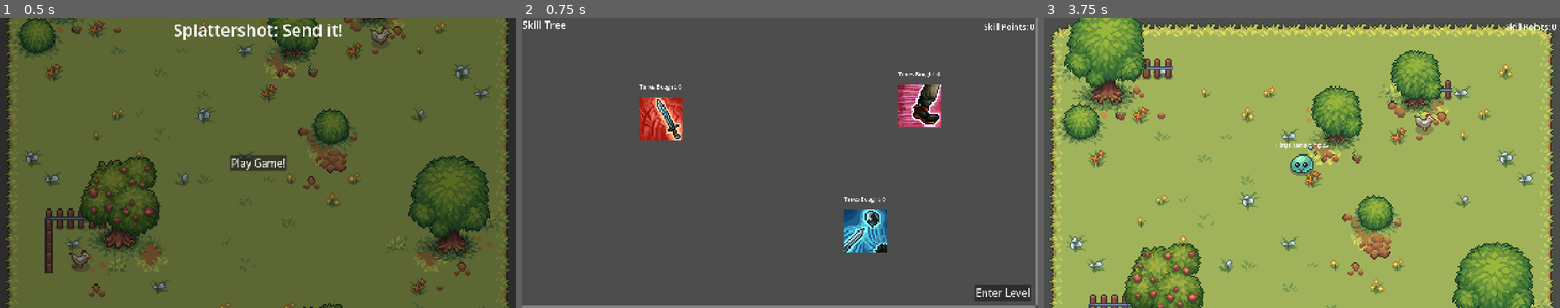
Above: before the commit, frames 1-3 (left to right).
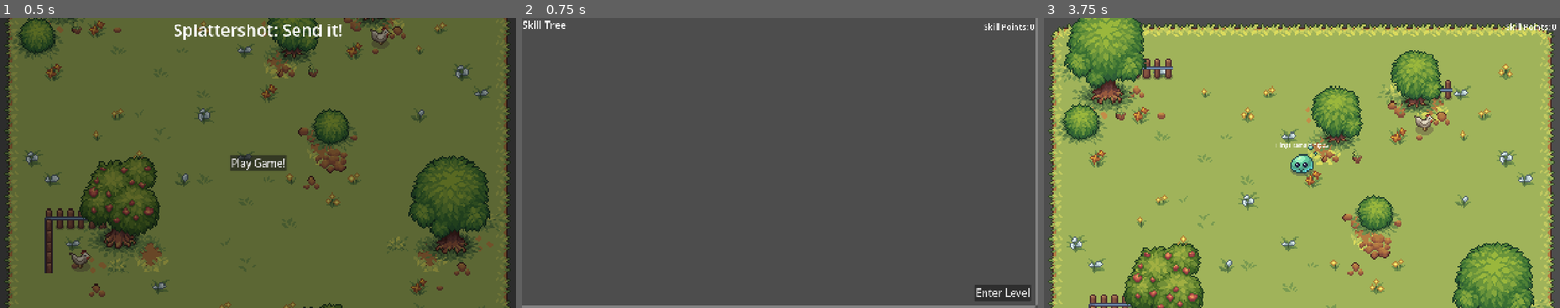
Above: after the commit, the same moments.

Repository: Auseawesome/HavenBounceBack
Game: Godot game, scene res://main.tscn
Two runs of this game, one before a commit and one after it. Both use one fixed random seed, a clock stepped at 60 frames per second and the inputs below.
Inputs (mouse positions are in pixels of both pictures, inside the frame that each line leads up to):
- Up to frame 1 (0.5 s): no input
- Up to frame 2 (0.75 s): click "Play Game!" at 0.5 s
- Up to frame 3 (3.75 s): click (1183, 119) at 1.25 s, where only the run before the commit has a clickable "Times Bought: 0"; click (1389, 229) at 2 s, where only the run before the commit has a clickable "Times Bought: 0"; click (1441, 105) at 2.75 s, where only the run before the commit has a clickable "Times Bought: 0"; click "Enter Level" at 3.5 s

Frame 1 is identical in both runs. In frame 2, 3.9% of the frame differs, in the area x 22-82%, y 18-81%; in frame 3, nothing differs.

Commit message:
Skill upgrade uses new skill system
Also new sprites!

Diff:
--- a/skills/all_skills/a_new_slime.tres
+++ b/skills/all_skills/a_new_slime.tres
@@ -3,6 +3,7 @@
 [ext_resource type="Script" uid="uid://bd4ibmrfedgo0" path="res://skills/int_increase_skill.gd" id="1_6lwia"]
 [ext_resource type="Script" uid="uid://xqav88ne5bdn" path="res://skills/cost_providers/constant_provider.gd" id="1_o4w6s"]
 [ext_resource type="Resource" uid="uid://dthn4mra4s73o" path="res://skills/trait/all_traits/flings.tres" id="2_nmpk7"]
+[ext_resource type="Texture2D" uid="uid://dtyqeqh0tmeb2" path="res://sprites/skills/a_new_slime.png" id="2_oncop"]
 
 [sub_resource type="Resource" id="Resource_lfut3"]
 script = ExtResource("1_o4w6s")
@@ -15,6 +16,7 @@
 target_trait = ExtResource("2_nmpk7")
 base_increase = 1
 max_level = 15
+icon = ExtResource("2_oncop")
 desc = "A new start for slime-kind, work on bulking up a bit so you can last for longer out there!"
 cost = SubResource("Resource_lfut3")
 metadata/_custom_type_script = "uid://bd4ibmrfedgo0"
--- a/skills/skill.gd
+++ b/skills/skill.gd
@@ -1,6 +1,9 @@
 @abstract
 class_name Skill
 extends Resource
+
+@export
+var icon: Texture2D
 
 @export_custom(PROPERTY_HINT_MULTILINE_TEXT, "")
 var desc: String
--- a/ui/skill_tree/skill_tree_contents.tscn
+++ b/ui/skill_tree/skill_tree_contents.tscn
@@ -1,10 +1,6 @@
 [gd_scene format=3 uid="uid://cd8al0mb2dja0"]
 
 [ext_resource type="Script" uid="uid://de3vn8bw8afmi" path="res://ui/skill_tree/skill_tree_contents.gd" id="1_38owx"]
-[ext_resource type="Texture2D" uid="uid://dxugmk07k3rlr" path="res://sprites/skills/Icon4.png" id="2_al2oq"]
-[ext_resource type="Script" uid="uid://bk7mkgs6cdmm6" path="res://ui/skill_tree/skill_upgrade.gd" id="3_rst24"]
-[ext_resource type="Texture2D" uid="uid://c276da17ocnfq" path="res://sprites/skills/Icon37.png" id="3_wegh5"]
-[ext_resource type="Texture2D" uid="uid://3vd650mdr2v1" path="res://sprites/skills/Icon35.png" id="4_rst24"]
 
 [node name="SkillTreeContents" type="Control" unique_id=1464612974]
 layout_mode = 3
@@ -14,57 +10,3 @@
 grow_horizontal = 2
 grow_vertical = 2
 script = ExtResource("1_38owx")
-
-[node name="DamageSkill" type="TextureButton" parent="." unique_id=198146294]
-layout_mode = 0
-offset_left = 300.0
-offset_top = 186.0
-offset_right = 428.0
-offset_bottom = 314.0
-texture_normal = ExtResource("2_al2oq")
-stretch_mode = 0
-script = ExtResource("3_rst24")
-metadata/_custom_type_script = "uid://bk7mkgs6cdmm6"
-
-[node name="Label" type="Label" parent="DamageSkill" unique_id=742540164]
-layout_mode = 0
-offset_top = -42.0
-offset_right = 124.0
-offset_bottom = -19.0
-text = "Times Bought: 0"
-
-[node name="BounceSkill" type="TextureButton" parent="." unique_id=1733740533]
-layout_mode = 0
-offset_left = 908.0
-offset_top = 520.0
-offset_right = 1036.0
-offset_bottom = 648.0
-texture_normal = ExtResource("3_wegh5")
-stretch_mode = 0
-script = ExtResource("3_rst24")
-metadata/_custom_type_script = "uid://bk7mkgs6cdmm6"
-
-[node name="Label" type="Label" parent="BounceSkill" unique_id=1544481907]
-layout_mode = 0
-offset_top = -42.0
-offset_right = 124.0
-offset_bottom = -19.0
-text = "Times Bought: 0"
-
-[node name="SpeedSkill" type="TextureButton" parent="." unique_id=1032345065]
-layout_mode = 0
-offset_left = 1071.0
-offset_top = 148.0
-offset_right = 1199.0
-offset_bottom = 276.0
-texture_normal = ExtResource("4_rst24")
-stretch_mode = 0
-script = ExtResource("3_rst24")
-metadata/_custom_type_script = "uid://bk7mkgs6cdmm6"
-
-[node name="Label" type="Label" parent="SpeedSkill" unique_id=420795428]
-layout_mode = 0
-offset_top = -42.0
-offset_right = 124.0
-offset_bottom = -19.0
-text = "Times Bought: 0"
--- a/ui/skill_tree/skill_upgrade.gd
+++ b/ui/skill_tree/skill_upgrade.gd
@@ -1,15 +1,26 @@
+@tool
 class_name SkillUpgrade
-extends TextureButton
+extends Control
 
-var bought_times: int = 0
+@export
+var skill: Skill:
+	set(value):
+		skill = value
+		if is_instance_valid(skill):
+			inner_button.icon = skill.icon
+		update_size()
 
-# Called when the node enters the scene tree for the first time.
-func _ready() -> void:
-	pressed.connect(_on_pressed)
+var inner_button := Button.new()
 
-func _on_pressed() -> void:
-	if Globals.skill_tree.current_points < 10:
-		return
-	Globals.skill_tree.current_points -= 10
-	bought_times += 1
-	$Label.text = "Times Bought: " + str(bought_times)
+func _init() -> void:
+	inner_button.set_anchors_preset(PRESET_FULL_RECT)
+	inner_button.name = "Skill Button"
+	inner_button.expand_icon = true
+	add_child(inner_button, false, Node.INTERNAL_MODE_BACK)
+	update_size()
+
+func update_size() -> void:
+	var icon_size := Vector2.ZERO
+	if is_instance_valid(skill):
+		icon_size = skill.icon.get_size()
+	custom_minimum_size = icon_size * 4 + Vector2(8, 8)
Binary file removed: sprites/skills/Icon1.png
Not shown, removed: sprites/skills/Icon1.png.import
Binary file removed: sprites/skills/Icon10.png
Not shown, removed: sprites/skills/Icon10.png.import
Binary file removed: sprites/skills/Icon11.png
Not shown, removed: sprites/skills/Icon11.png.import
Binary file removed: sprites/skills/Icon12.png
Binary file removed: sprites/skills/Icon13.png
Not shown, removed: sprites/skills/Icon13.png.import
Binary file removed: sprites/skills/Icon14.png
Not shown, removed: sprites/skills/Icon14.png.import
Binary file removed: sprites/skills/Icon15.png
(and 85 more such lines)
